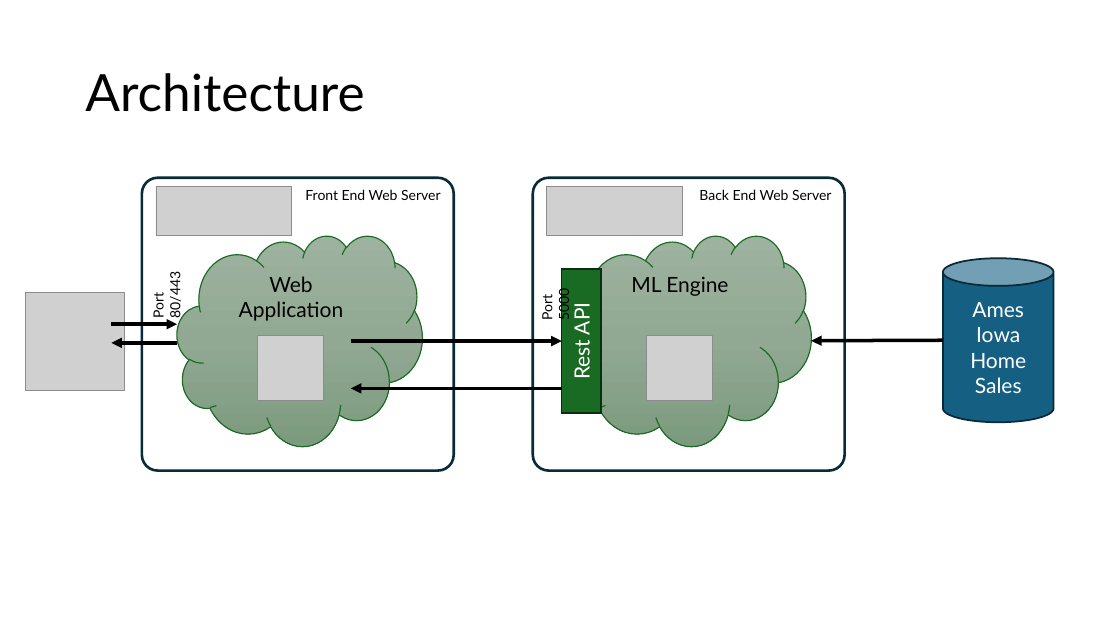
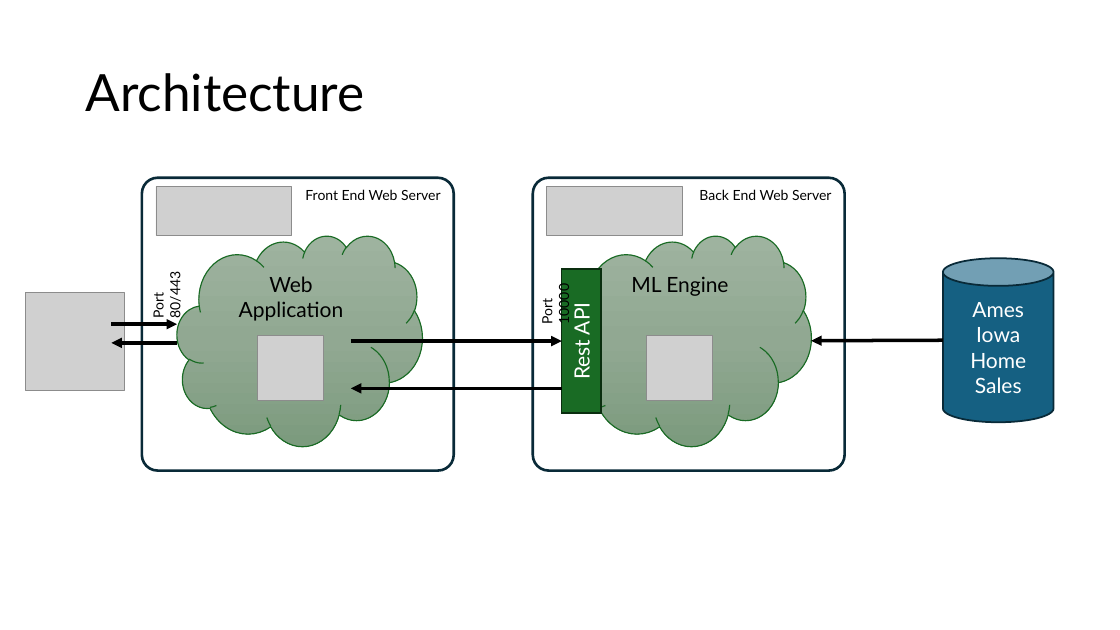
Before and after one commit to dewayneh57/ACS5513, a slide deck: slide 10 of Petabyte Pirates.pptx. Drawn at 1120x630 pixels with LibreOffice and Linux fonts; fonts in the diff are those of the drawing; grey boxes stand for pictures. Boxes give left, top, right and bottom in pixels: in the first picture for what was removed or moved away, otherwise in the second. Text is boxed around its words. In the diff, an @@ line names an element or a change of style, - is before the commit and + after.

```diff
--- a/Petabyte Pirates.pptx
+++ b/Petabyte Pirates.pptx
@@ text at <box>539,288,572,324</box>: text changed @@
-Port 5000
+Port 10000
```
Also in this commit, not shown: 3 other slides changed.
